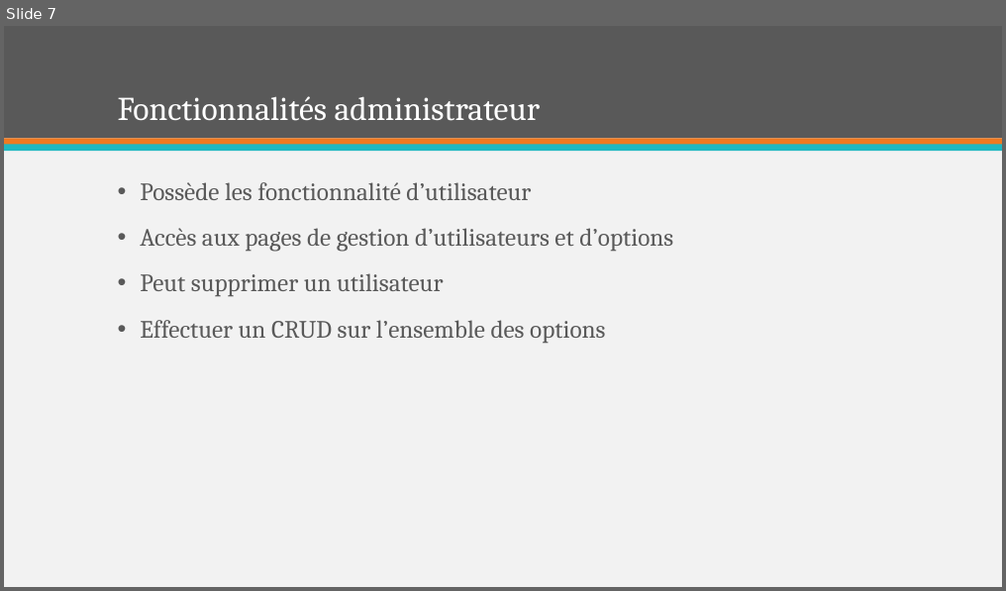
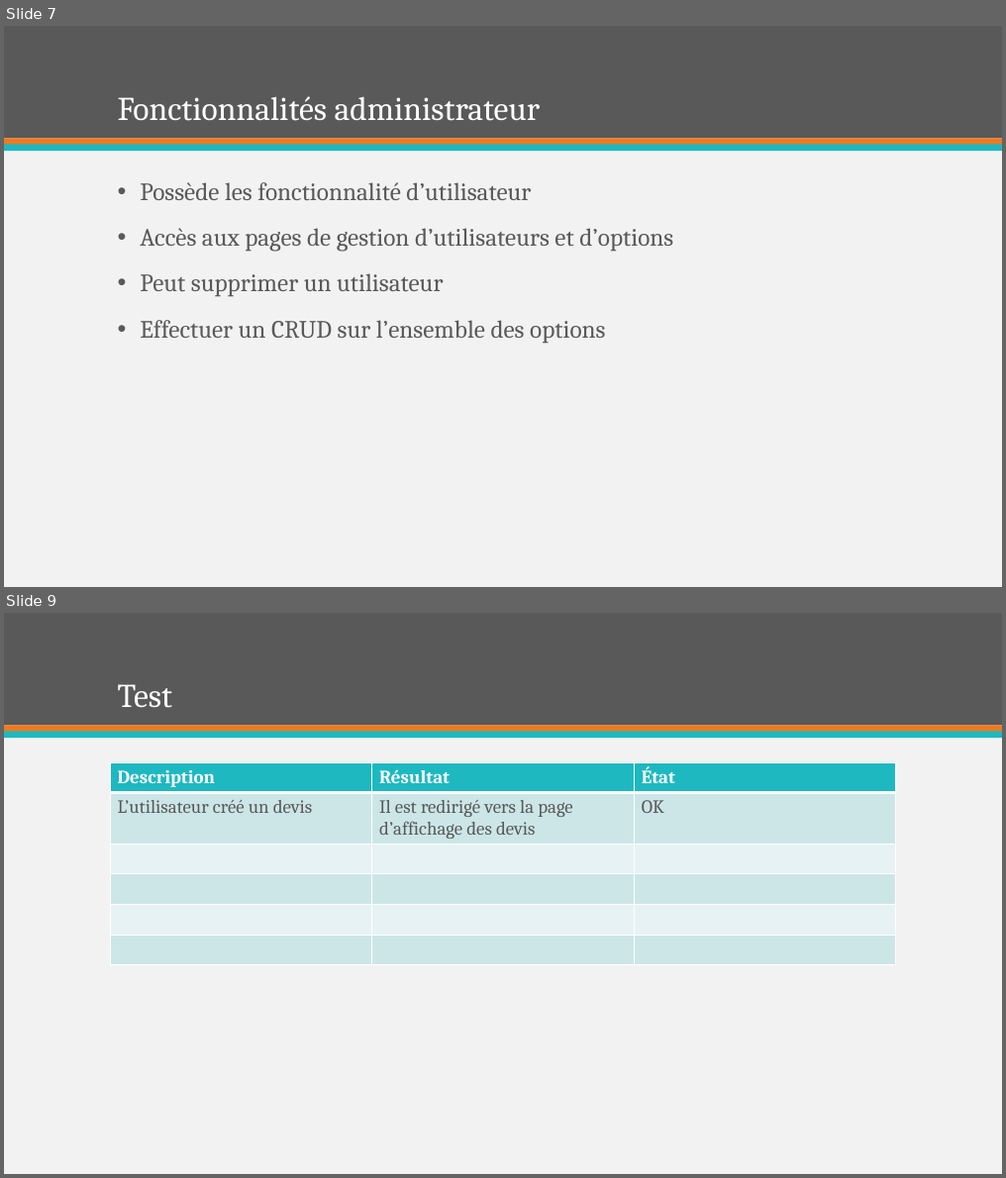
Before and after one commit to Benoris/TPI, a slide deck: Documentation/Orale/Présentation Furnigo.pptx. Shown one above the other, each under a label of ours: slide 7 before the commit, slides 7 and 9 after it; the slides between them are not shown. The pictures are 1006x591 and 1006x1178 pixels, drawn with LibreOffice and Linux fonts; fonts in the diff are those of the drawing. Boxes give left, top, right and bottom in pixels: in the first picture for what was removed or moved away, otherwise in the second. Text is boxed around its words. In the diff, an @@ line names an element or a change of style, - is before the commit and + after.

```diff
--- a/Documentation/Orale/Présentation Furnigo.pptx
+++ b/Documentation/Orale/Présentation Furnigo.pptx
@@ slide 9 added at bbox=[4, 613, 1002, 1174], background #F2F2F2; not listed: 3 template elements that a slide beside it also shows @@
@@ title added at bbox=[118, 684, 172, 708], 32 pt, text #FFFFFF @@
+Test
@@ table added at bbox=[110, 762, 896, 967], 6 rows, 3 columns @@
+Description | Résultat | État
+L’utilisateur créé un devis | Il est redirigé vers la page d’affichage des devis | OK
+ |  | 
+ |  | 
+ |  | 
+ |  | 
```
Also in this commit, not shown: 2 slides changed.
